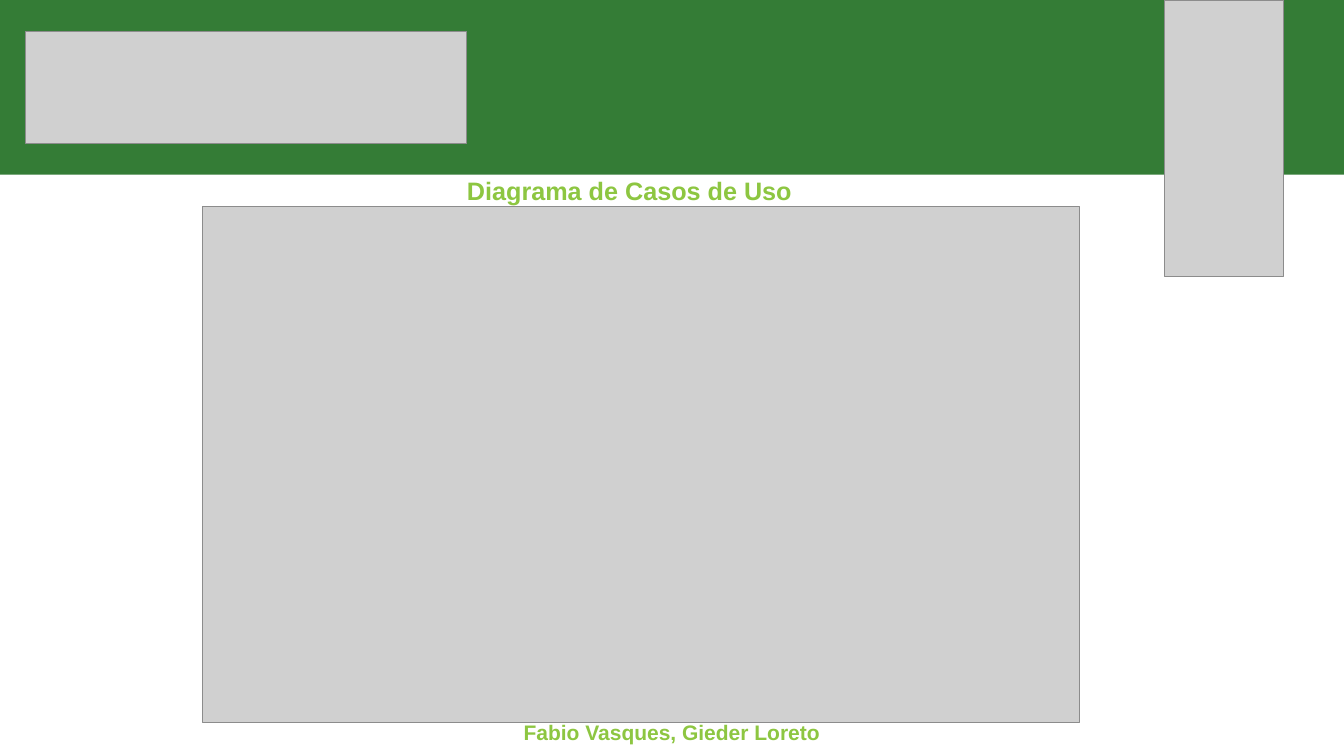
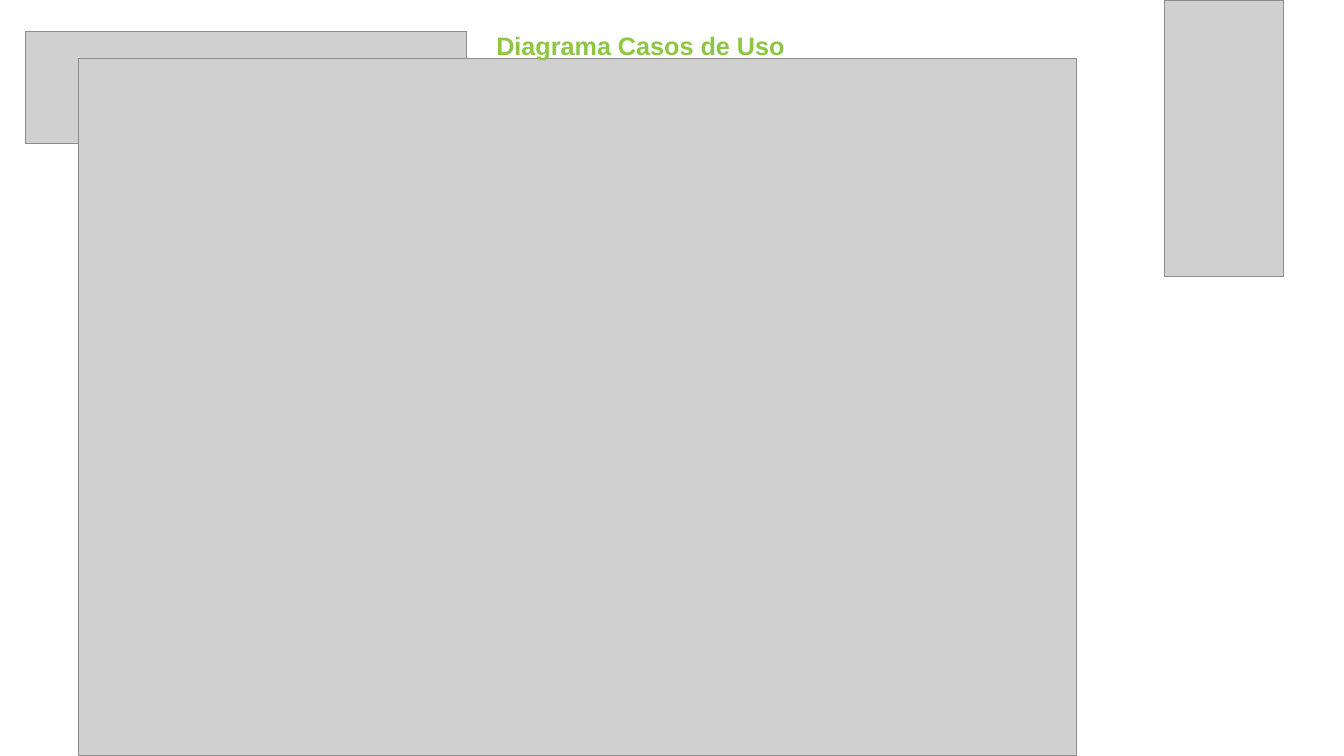
Before and after one commit to fabioportovasques/projeto-sus, a slide deck: slide 3 of segunda entrega/segunda entrega.pptx. Drawn at 1344x756 pixels with LibreOffice and Linux fonts; fonts in the diff are those of the drawing; grey boxes stand for pictures. Boxes give left, top, right and bottom in pixels: in the first picture for what was removed or moved away, otherwise in the second. Text is boxed around its words. In the diff, an @@ line names an element or a change of style, - is before the commit and + after.

```diff
--- a/segunda entrega/segunda entrega.pptx
+++ b/segunda entrega/segunda entrega.pptx
@@ rectangle removed at (x1=0, y1=0, x2=1344, y2=174) @@
@@ picture resized from (x1=203, y1=207, x2=1080, y2=723) to (x1=78, y1=58, x2=1076, y2=756) @@
@@ text at (x1=496, y1=37, x2=785, y2=61): text changed @@
-Diagrama de Casos de Uso
+Diagrama Casos de Uso
@@ text removed at (x1=524, y1=724, x2=819, y2=744) @@
-Fabio Vasques, Gieder Loreto
```
Also in this commit, not shown: 2 other slides changed, 6 slides removed.
